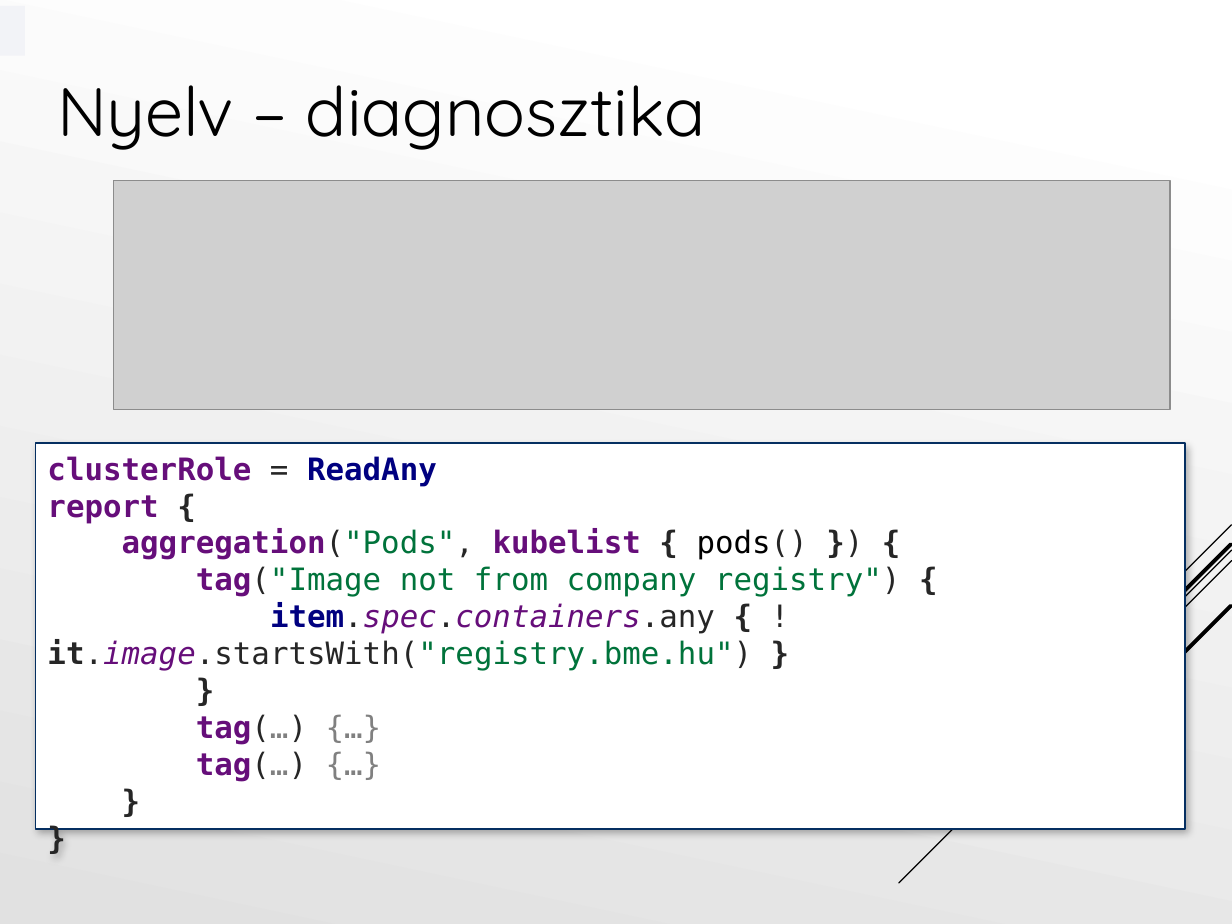
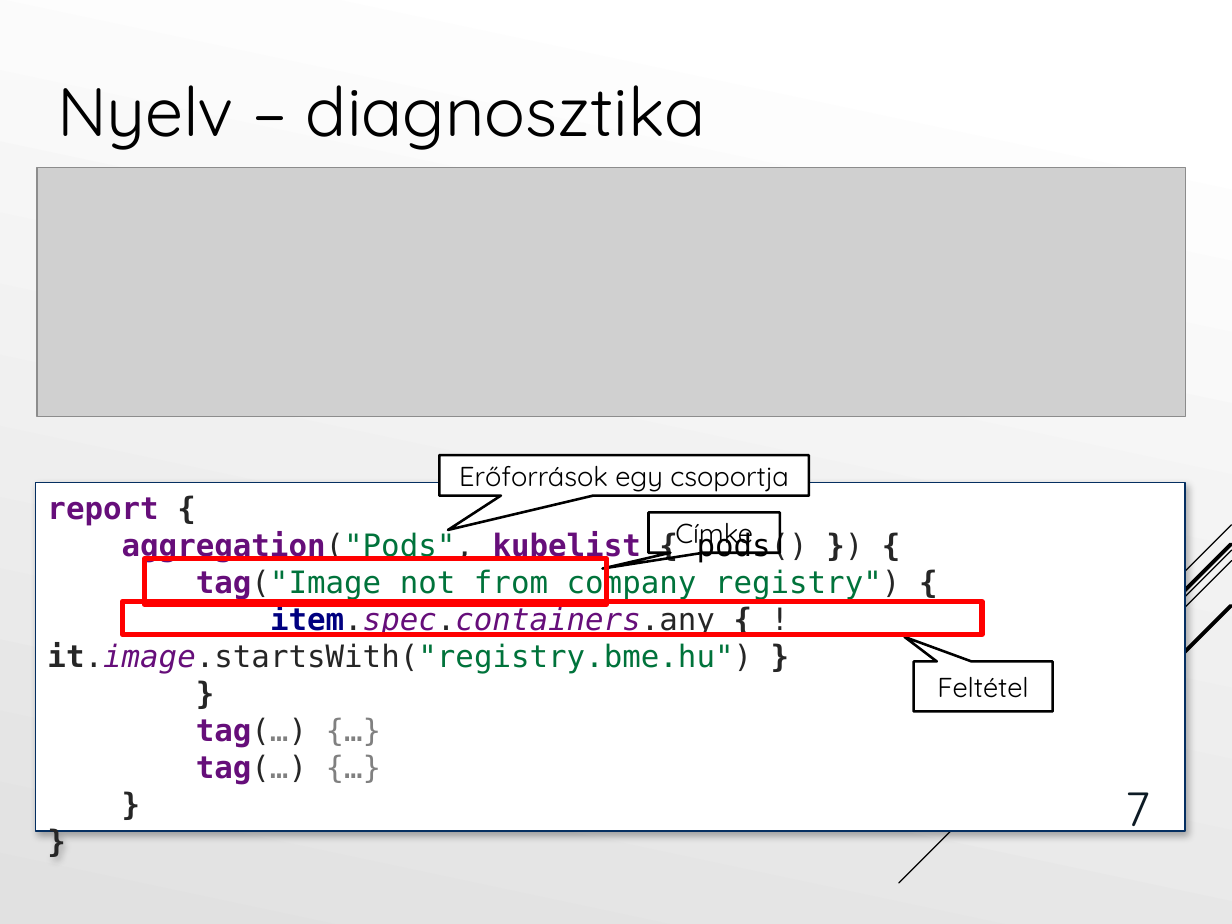
Before and after one commit to Tiegris/KonstrainR, a slide deck: slide 7 of ppt/prezi.pptx. Drawn at 1232x924 pixels with LibreOffice and Linux fonts; fonts in the diff are those of the drawing; grey boxes stand for pictures. Boxes give left, top, right and bottom in pixels: in the first picture for what was removed or moved away, otherwise in the second. Text is boxed around its words. In the diff, an @@ line names an element or a change of style, - is before the commit and + after.

```diff
--- a/ppt/prezi.pptx
+++ b/ppt/prezi.pptx
@@ picture: place and size @@
-picture at (113,181,1169,410)
+picture at (37,168,1185,416)
@@ speech box added at (440,456,809,496), fill #FFFFFF, outline #000000 1.5 pt, 16 pt, text #000000 @@
+Erőforrások egy csoportja
@@ rectangle "report { aggregation("Pods", kubelist { ...": place and size @@
-rectangle "report { aggregation("Pods", kubelist { ..." at (36,444,1185,829)
+rectangle "report { aggregation("Pods", kubelist { ..." at (36,483,1185,832)
@@ text in rectangle at (47,497,900,674): text changed; text colour #660E7A to #00733B @@
-clusterRole = ReadAny
-report {
-aggregation("Pods", kubelist { pods() }) {
-tag("Image not from company registry") {
-item.spec.containers.any { !it.image.startsWith("registry.bme.hu") }
-}
+report {
+aggregation("Pods", kubelist { pods() }) {
+tag("Image not from company registry") {
+item.spec.containers.any { !it.image.startsWith("registry.bme.hu") }
+}
@@ speech box added at (648,513,780,553), outline #000000 1.5 pt, 16 pt, text #000000 @@
+Címke
@@ rectangle added at (144,559,606,605), outline #FF0000 3 pt @@
@@ rectangle added at (122,601,982,634), outline #FF0000 3 pt @@
@@ speech box added at (914,662,1053,712), outline #000000 1.5 pt, 16 pt, text #000000 @@
+Feltétel
@@ page number added at (1126,792,1151,838), 28 pt, text #0D1B25 @@
+7
```
Also in this commit, not shown: 15 other slides changed, 6 slides added, 2 slides removed.
